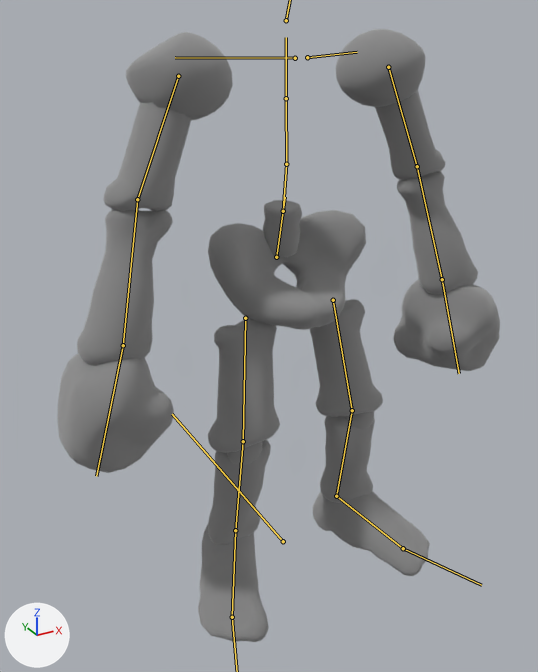
Before and after pictures for a commit that changed the FBX model Assets/_______PROJECT______/Models/Skeleton/Skull_Chara.fbx.
Rendered twice from a camera (50 mm lens) standing at (-0.793, -1.364, 1.281) and looking at (-0.065, -0.04, 0.619). The axes (+X, +Y, +Z) are drawn at lower left. The lights are the same throughout. The bones that bend it are drawn over the model as lines.

The first picture shows 'Body_LP'.
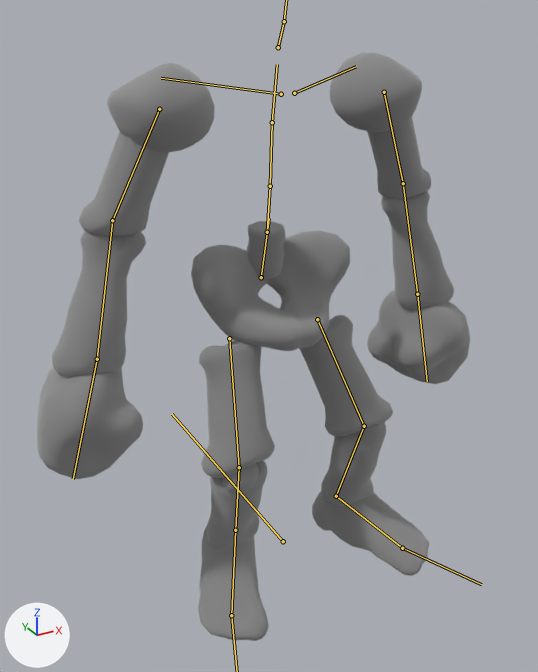
The newer file adds an action. The first version stands in its rest pose; the second is drawn at frame 10 of the action 'rig|Chara_Idle'.

Changed parts and their boxes [x1, y1, x2, y2] in the pictures (538 x 672 px):
'Body_LP', posed
    before: [57, 29, 500, 642]
    after: [37, 53, 470, 641]
bone 'DEF-spine', root to tip
    before: (276, 257) to (285, 197)
    after: (261, 277) to (269, 218)
bone 'DEF-spine.002', root to tip
    before: (286, 164) to (286, 98)
    after: (270, 186) to (272, 122)
bone 'DEF-spine.003', root to tip
    before: (286, 98) to (286, 37)
    after: (272, 122) to (277, 64)
bone 'DEF-forearm.L', root to tip
    before: (417, 166) to (442, 279)
    after: (403, 183) to (417, 294)
bone 'DEF-forearm.R', root to tip
    before: (137, 199) to (123, 345)
    after: (112, 220) to (97, 359)
bone 'DEF-thigh.L', root to tip
    before: (333, 300) to (352, 410)
    after: (317, 319) to (364, 426)
bone 'DEF-shin.L', root to tip
    before: (352, 410) to (336, 496)
    after: (364, 426) to (336, 496)
bone 'DEF-foot.L', root to tip
    before: (336, 496) to (403, 548)
    after: (336, 496) to (402, 548)
bone 'DEF-thigh.R', root to tip
    before: (245, 318) to (243, 441)
    after: (229, 338) to (239, 467)
bone 'DEF-shin.R', root to tip
    before: (243, 441) to (235, 530)
    after: (239, 467) to (235, 530)
bone 'DEF-foot.R', root to tip
    before: (235, 530) to (232, 617)
    after: (235, 530) to (231, 615)

What changed in the scene script:
```text
Change bone_def_spine:
    where bone_def_spine = bpy.data.objects['rig'].pose.bones['DEF-spine']  # child of 'root'
    bone_def_spine.location: (0.0, 0.0, 0.0) -> (-0.039, -0.041, 0.008)
Change bone_def_spine_002:
    where bone_def_spine_002 = bpy.data.objects['rig'].pose.bones['DEF-spine.002']  # child of 'DEF-spine.001'
    bone_def_spine_002.rotation_quaternion: (1.0, 0.0, 0.0, 0.0) -> (0.998, 0.066, -0.01, 0.008)  # degrees (0, 0, 0) -> degrees (8, -1, 1)
Change bone_def_spine_003:
    where bone_def_spine_003 = bpy.data.objects['rig'].pose.bones['DEF-spine.003']  # child of 'DEF-spine.002'
    bone_def_spine_003.rotation_quaternion: (1.0, 0.0, 0.0, 0.0) -> (0.997, 0.066, -0.031, 0.008)  # degrees (0, 0, 0) -> degrees (8, -4, 1)
Change bone_def_forearm_l:
    where bone_def_forearm_l = bpy.data.objects['rig'].pose.bones['DEF-forearm.L']  # child of 'DEF-upper_arm.L'
    bone_def_forearm_l.rotation_quaternion: (1.0, 0.0, 0.0, 0.0) -> (0.998, 0.055, 0.001, 0.033)  # degrees (0, 0, 0) -> degrees (6, 0, 4)
Change bone_def_forearm_r:
    where bone_def_forearm_r = bpy.data.objects['rig'].pose.bones['DEF-forearm.R']  # child of 'DEF-upper_arm.R'
    bone_def_forearm_r.rotation_quaternion: (1.0, 0.0, 0.0, 0.0) -> (0.992, 0.068, 0.057, -0.086)  # degrees (0, 0, 0) -> degrees (7, 7, -9)
Change bone_def_thigh_l:
    where bone_def_thigh_l = bpy.data.objects['rig'].pose.bones['DEF-thigh.L']  # child of 'DEF-spine'
    bone_def_thigh_l.rotation_quaternion: (1.0, 0.0, 0.0, 0.0) -> (0.992, -0.12, 0.0, -0.034)  # degrees (0, 0, 0) -> degrees (-14, 0, -4)
    bone_def_thigh_l.scale: (1.0, 1.0, 1.0) -> (1.0, 0.99, 1.0)
Change bone_def_shin_l:
    where bone_def_shin_l = bpy.data.objects['rig'].pose.bones['DEF-shin.L']  # child of 'DEF-thigh.L'
    bone_def_shin_l.rotation_quaternion: (1.0, 0.0, 0.0, 0.0) -> (0.978, 0.206, 0.009, -0.006)  # degrees (0, 0, 0) -> degrees (24, 1, 0)
Change bone_def_foot_l:
    where bone_def_foot_l = bpy.data.objects['rig'].pose.bones['DEF-foot.L']  # child of 'DEF-shin.L'
    bone_def_foot_l.rotation_quaternion: (1.0, 0.0, 0.0, 0.0) -> (0.995, -0.08, -0.042, 0.031)  # degrees (0, 0, 0) -> degrees (-9, -5, 4)
Change bone_def_thigh_r:
    where bone_def_thigh_r = bpy.data.objects['rig'].pose.bones['DEF-thigh.R']  # child of 'DEF-spine'
    bone_def_thigh_r.rotation_quaternion: (1.0, 0.0, 0.0, 0.0) -> (0.994, -0.106, 0.0, -0.031)  # degrees (0, 0, 0) -> degrees (-12, 0, -4)
    bone_def_thigh_r.scale: (1.0, 1.0, 1.0) -> (1.0, 0.99, 1.0)
Change bone_def_shin_r:
    where bone_def_shin_r = bpy.data.objects['rig'].pose.bones['DEF-shin.R']  # child of 'DEF-thigh.R'
    bone_def_shin_r.rotation_quaternion: (1.0, 0.0, 0.0, 0.0) -> (0.974, 0.227, 0.008, -0.006)  # degrees (0, 0, 0) -> degrees (26, 1, 0)
Change bone_def_foot_r:
    where bone_def_foot_r = bpy.data.objects['rig'].pose.bones['DEF-foot.R']  # child of 'DEF-shin.R'
    bone_def_foot_r.rotation_quaternion: (1.0, 0.0, 0.0, 0.0) -> (0.992, -0.127, -0.012, 0.002)  # degrees (0, 0, 0) -> degrees (-15, -1, 0)
    bone_def_foot_r.scale: (1.0, 1.0, 1.0) -> (1.0, 1.0, 1.01)
```
